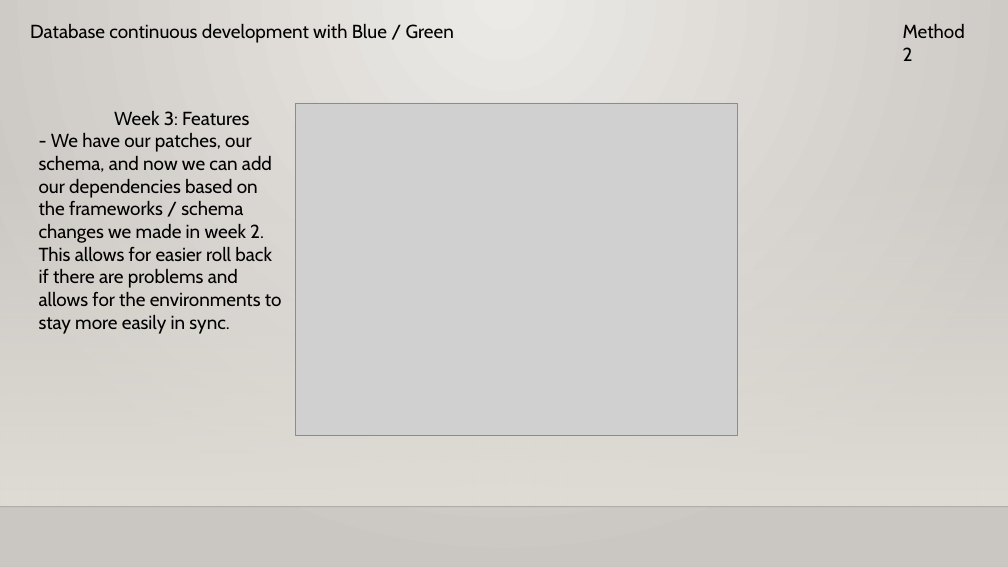
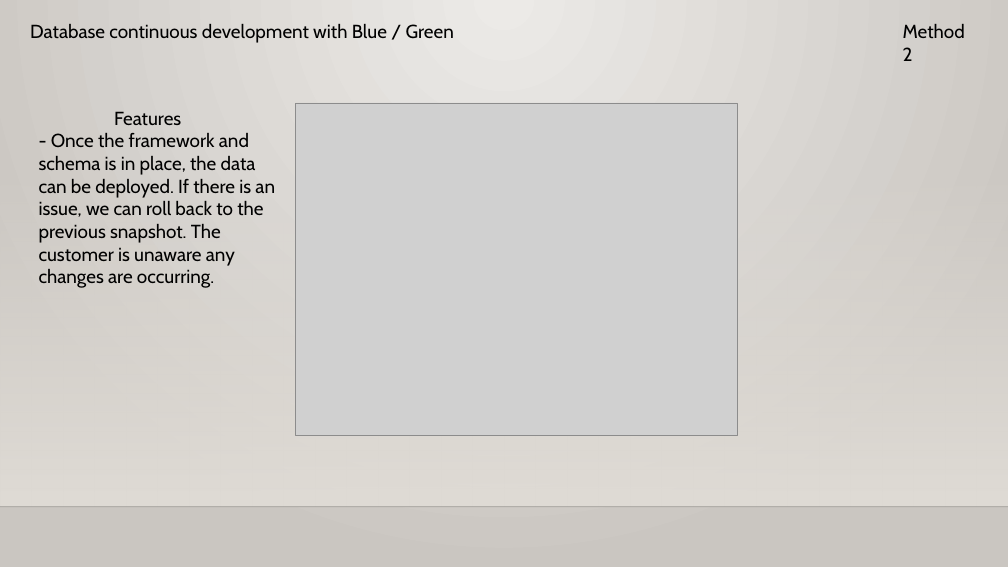
Before and after one commit to Jonathanshaulis/HA-Development, a slide deck: slide 12 of continuous delivery with oltp.pptx. Drawn at 1008x567 pixels with LibreOffice and Linux fonts; fonts in the diff are those of the drawing; grey boxes stand for pictures; background and template pictures are left out. Boxes give left, top, right and bottom in pixels: in the first picture for what was removed or moved away, otherwise in the second. Text is boxed around its words. In the diff, an @@ line names an element or a change of style, - is before the commit and + after.

```diff
--- a/continuous delivery with oltp.pptx
+++ b/continuous delivery with oltp.pptx
@@ text at (39, 111, 275, 288): text changed @@
-  Week 3: Features
-- We have our patches, our schema, and now we can add our dependencies based on the frameworks / schema changes we made in week 2. This allows for easier roll back if there are problems and allows for the environments to stay more easily in sync.
+  Features
+- Once the framework and schema is in place, the data can be deployed. If there is an issue, we can roll back to the previous snapshot. The customer is unaware any changes are occurring.
```
Also in this commit, not shown: 4 other slides changed, 1 other file.
